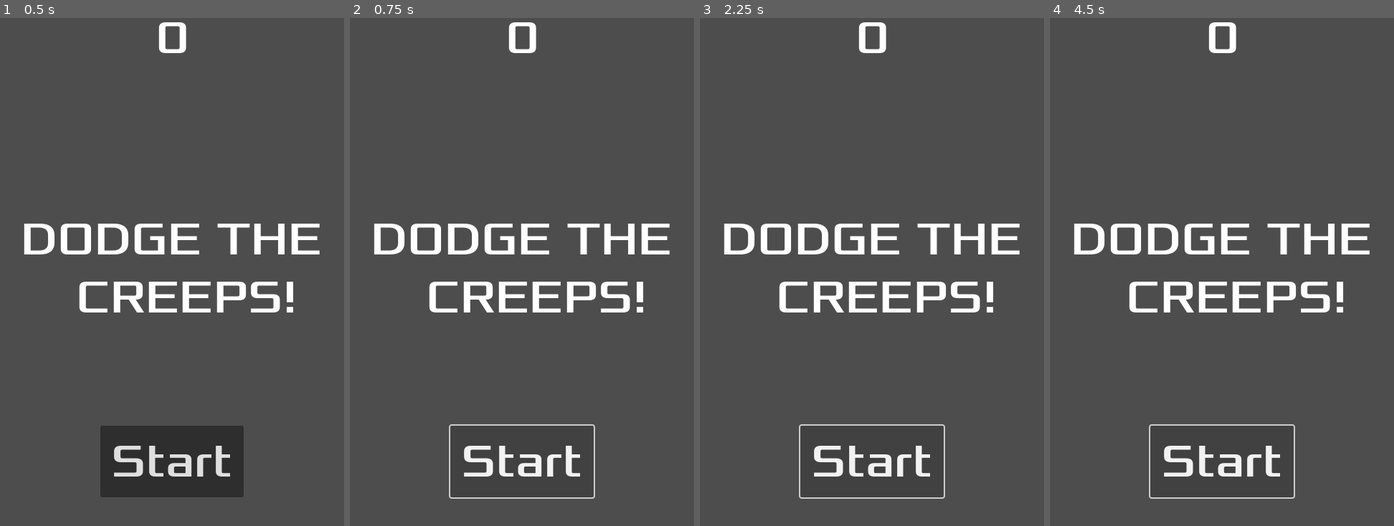
Above: before the commit, frames 1-4 (left to right).
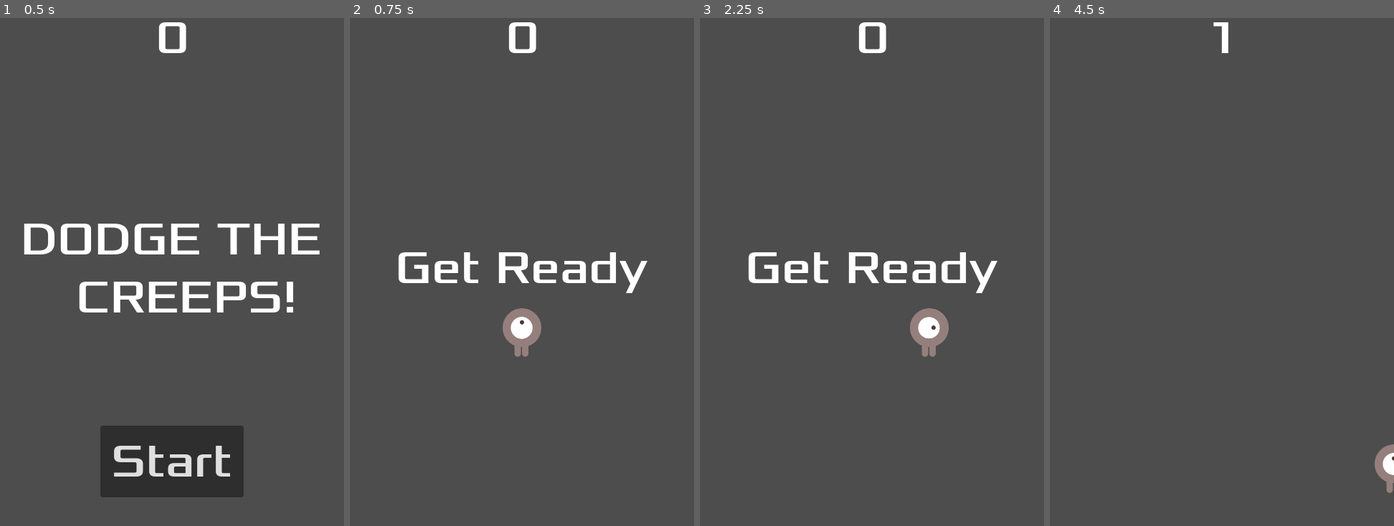
Above: after the commit, the same moments.

Repository: prejammers/godot-2d-tutorial
Game: Godot game, scene res://Scenes/main.tscn
Same seed, same stepped clock (60 frames per second), same inputs: the game is played once before the commit and once after it.
Inputs (mouse positions are in pixels of both pictures, inside the frame that each line leads up to):
- Up to frame 1 (0.5 s): no input
- Up to frame 2 (0.75 s): click "Start" at 0.5 s
- Up to frame 3 (2.25 s): click (872, 459) at 1.25 s, where only the run before the commit has a clickable "Start"; tap Enter at 2 s; hold D (move_right) from 2.03 s (still down)
- Up to frame 4 (4.5 s): release D (move_right) at 2.78 s; hold S (move_down) 2.78-3.53 s; hold D (move_right) 3.53-4.28 s; tap Space at 4.25 s; hold W (move_up) from 4.28 s (still down)

Frame 1 is identical in both runs. In frame 2, 7.5% of the frame differs, in the area x 6-93%, y 40-95%; in frame 3, 7.5%; in frame 4, 5.9%.
Error after the commit: Invalid assignment of property or key 'position' with value of type 'Vector2' on a base object of type 'null instance'. (res://Scenes/Main.gd:45)

Commit message:
hud rework

Diff:
--- a/Scenes/hud.tscn
+++ b/Scenes/hud.tscn
@@ -60,3 +60,6 @@
 [node name="MessageTimer" type="Timer" parent="."]
 wait_time = 2.0
 one_shot = true
+
+[connection signal="pressed" from="StartButton" to="." method="_on_start_button_pressed"]
+[connection signal="timeout" from="MessageTimer" to="." method="_on_message_timer_timeout"]
--- a/Scenes/main.tscn
+++ b/Scenes/main.tscn
@@ -1,8 +1,10 @@
-[gd_scene load_steps=5 format=3 uid="uid://cbdqmf61qtfsf"]
+[gd_scene load_steps=6 format=3 uid="uid://cbdqmf61qtfsf"]
 
 [ext_resource type="Script" path="res://Scenes/Main.gd" id="1_66s6h"]
 [ext_resource type="PackedScene" uid="uid://bmpqumsmvibdw" path="res://Scenes/player.tscn" id="2_0cbwy"]
 [ext_resource type="PackedScene" uid="uid://btxftm08glddu" path="res://Scenes/hud.tscn" id="3_x50bc"]
+
+[sub_resource type="PackedScene" id="PackedScene_gjnqg"]
 
 [sub_resource type="Curve2D" id="Curve2D_6av2y"]
 _data = {
@@ -12,6 +14,7 @@
 
 [node name="Main" type="Node"]
 script = ExtResource("1_66s6h")
+mob_scene = SubResource("PackedScene_gjnqg")
 
 [node name="Player" parent="." instance=ExtResource("2_0cbwy")]
 metadata/_edit_group_ = true
--- a/Scenes/mob.tscn
+++ b/Scenes/mob.tscn
@@ -49,15 +49,13 @@
 height = 96.0
 
 [node name="Mob" type="RigidBody2D"]
-collision_mask = 0
 gravity_scale = 0.0
 script = ExtResource("1_gl8vu")
 
 [node name="AnimatedSprite2D" type="AnimatedSprite2D" parent="."]
 scale = Vector2(0.75, 0.75)
 sprite_frames = SubResource("SpriteFrames_ymat5")
-animation = &"walk"
-frame_progress = 0.248176
+animation = &"fly"
 metadata/_edit_group_ = true
 
 [node name="CollisionShape2D" type="CollisionShape2D" parent="."]
--- /dev/null
+++ b/player.tscn
@@ -0,0 +1,47 @@
+[gd_scene load_steps=8 format=3 uid="uid://uggf827nsvf3"]
+
+[ext_resource type="Script" path="res://player.gd" id="1_fsd0v"]
+[ext_resource type="Texture2D" uid="uid://bs53vrgcddc1v" path="res://art/playerGrey_up1.png" id="1_smf3h"]
+[ext_resource type="Texture2D" uid="uid://c6rv0susao2eu" path="res://art/playerGrey_up2.png" id="2_hbunb"]
+[ext_resource type="Texture2D" uid="uid://bnja08ukxjlvq" path="res://art/playerGrey_walk1.png" id="3_5ax5f"]
+[ext_resource type="Texture2D" uid="uid://cjmfslnrsyinb" path="res://art/playerGrey_walk2.png" id="4_238mo"]
+
+[sub_resource type="SpriteFrames" id="SpriteFrames_rwpv0"]
+animations = [{
+"frames": [{
+"duration": 1.0,
+"texture": ExtResource("1_smf3h")
+}, {
+"duration": 1.0,
+"texture": ExtResource("2_hbunb")
+}],
+"loop": true,
+"name": &"up",
+"speed": 5.0
+}, {
+"frames": [{
+"duration": 1.0,
+"texture": ExtResource("3_5ax5f")
+}, {
+"duration": 1.0,
+"texture": ExtResource("4_238mo")
+}],
+"loop": true,
+"name": &"walk",
+"speed": 5.0
+}]
+
+[sub_resource type="CapsuleShape2D" id="CapsuleShape2D_utlvx"]
+radius = 27.0
+height = 68.0
+
+[node name="Player" type="Area2D"]
+script = ExtResource("1_fsd0v")
+
+[node name="AnimatedSprite2D" type="AnimatedSprite2D" parent="."]
+scale = Vector2(0.5, 0.5)
+sprite_frames = SubResource("SpriteFrames_rwpv0")
+animation = &"up"
+
+[node name="CollisionShape2D" type="CollisionShape2D" parent="."]
+shape = SubResource("CapsuleShape2D_utlvx")
